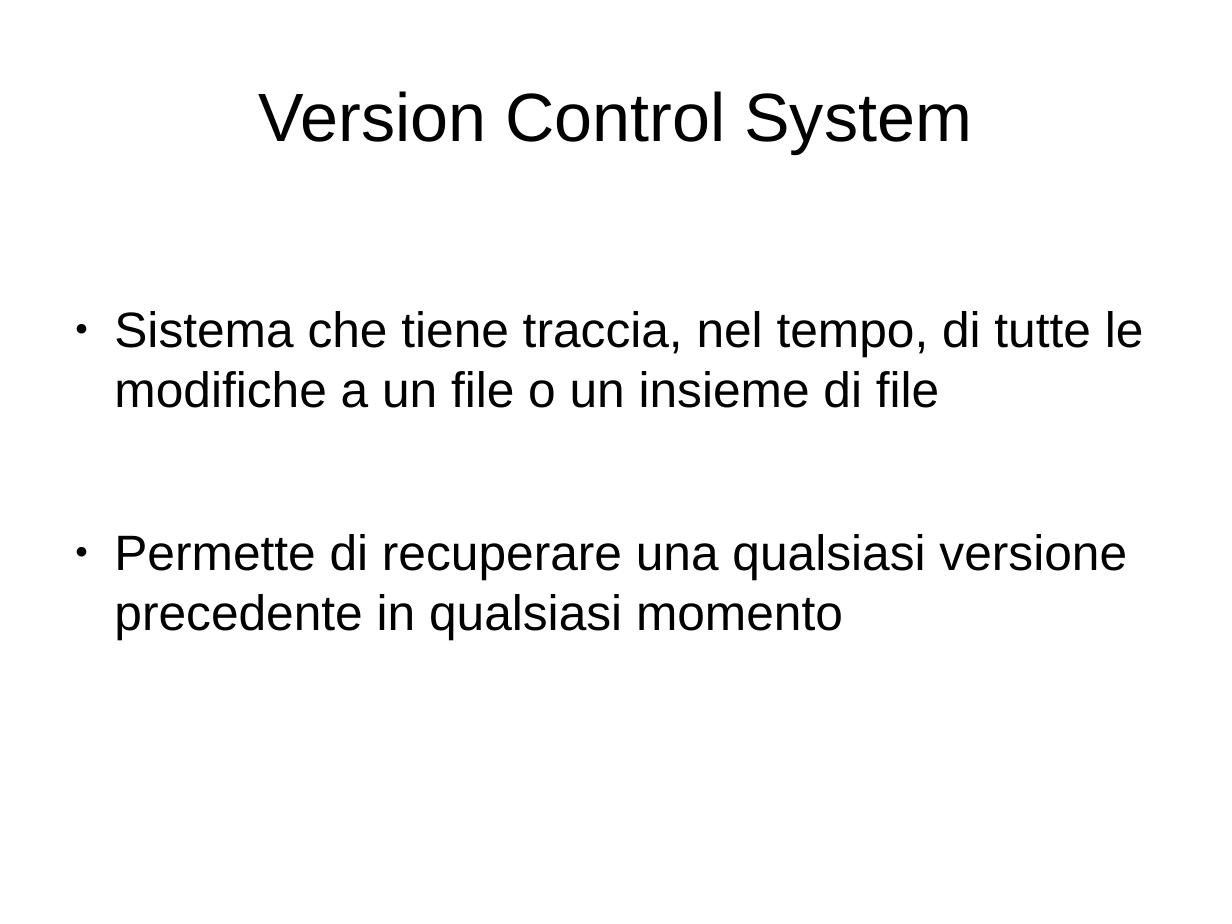
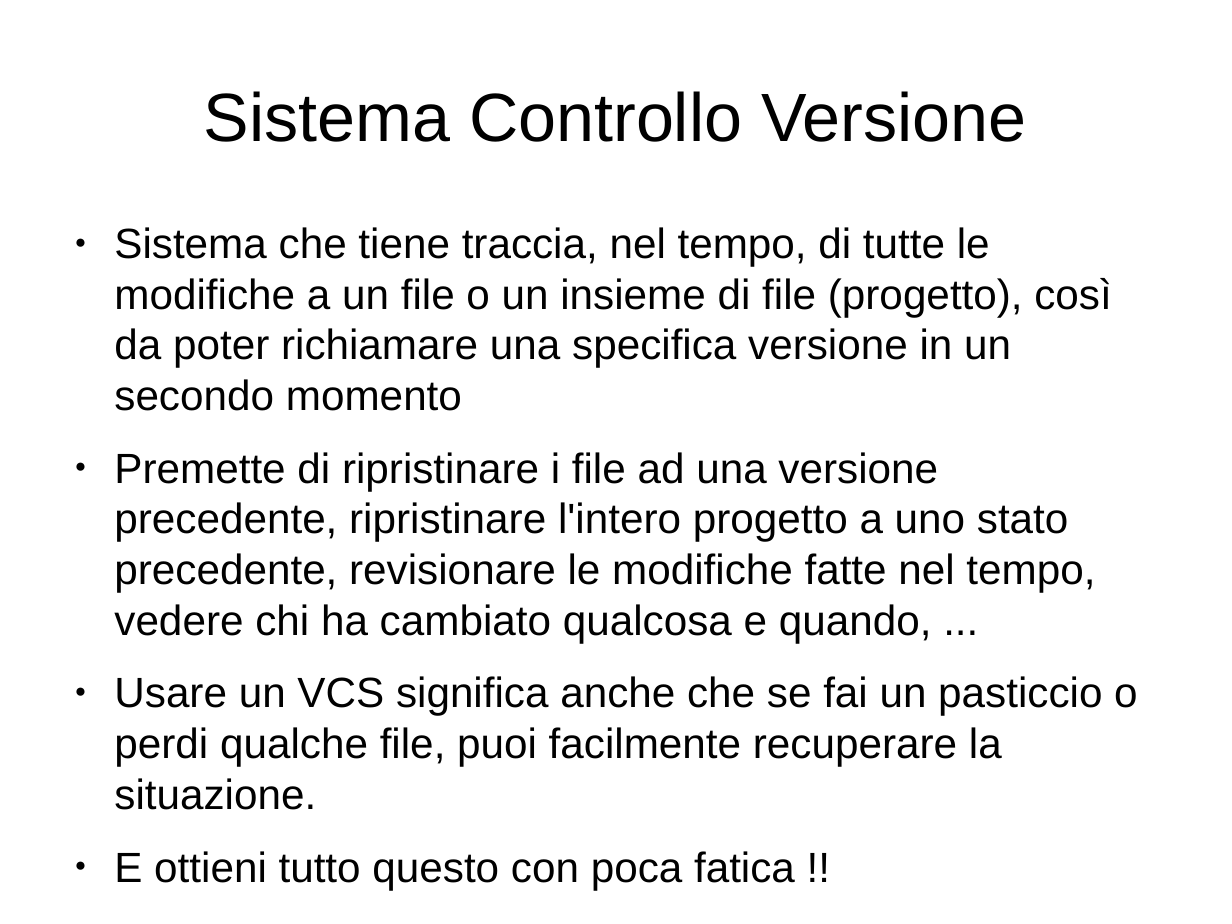
Before and after one commit to lucamariani/corso_diapositive, a slide deck: slide 3 of lez1.odp. Drawn at 1232x924 pixels with LibreOffice and Linux fonts; fonts in the diff are those of the drawing. Boxes give left, top, right and bottom in pixels: in the first picture for what was removed or moved away, otherwise in the second. Text is boxed around its words. In the diff, an @@ line names an element or a change of style, - is before the commit and + after.

```diff
--- a/lez1.odp
+++ b/lez1.odp
@@ title at (x1=204, y1=91, x2=1027, y2=142): text changed @@
-Version Control System
+Sistema Controllo Versione
@@ text at (x1=114, y1=227, x2=1137, y2=766): text changed; size 32 to 27.2 pt @@
-● Sistema che tiene traccia, nel tempo, di tutte le modifiche a un file o un insieme di file
-● Permette di recuperare una qualsiasi versione precedente in qualsiasi momento
+● Sistema che tiene traccia, nel tempo, di tutte le modifiche a un file o un insieme di file (progetto), così da poter richiamare una specifica versione in un secondo momento
+● Premette di ripristinare i file ad una versione precedente, ripristinare l'intero progetto a uno stato precedente, revisionare le modifiche fatte nel tempo, vedere chi ha cambiato qualcosa e quando, ...
+● Usare un VCS significa anche che se fai un pasticcio o perdi qualche file, puoi facilmente recuperare la situazione.
+● E ottieni tutto questo con poca fatica !!
```
Also in this commit, not shown: 9 other slides changed, 3 slides added, 2 other files.
